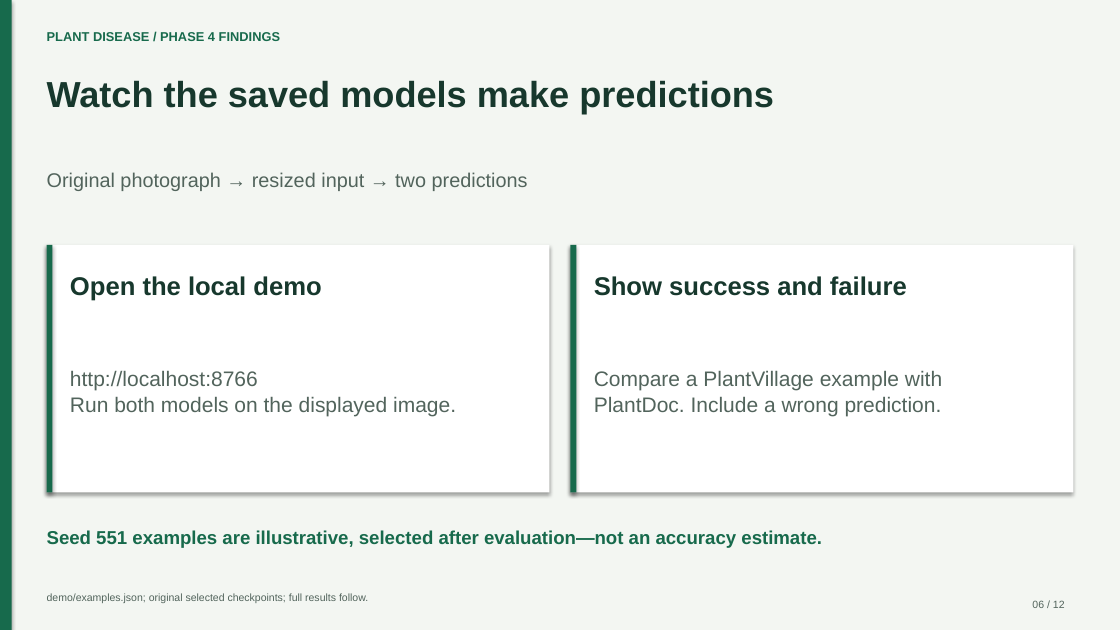
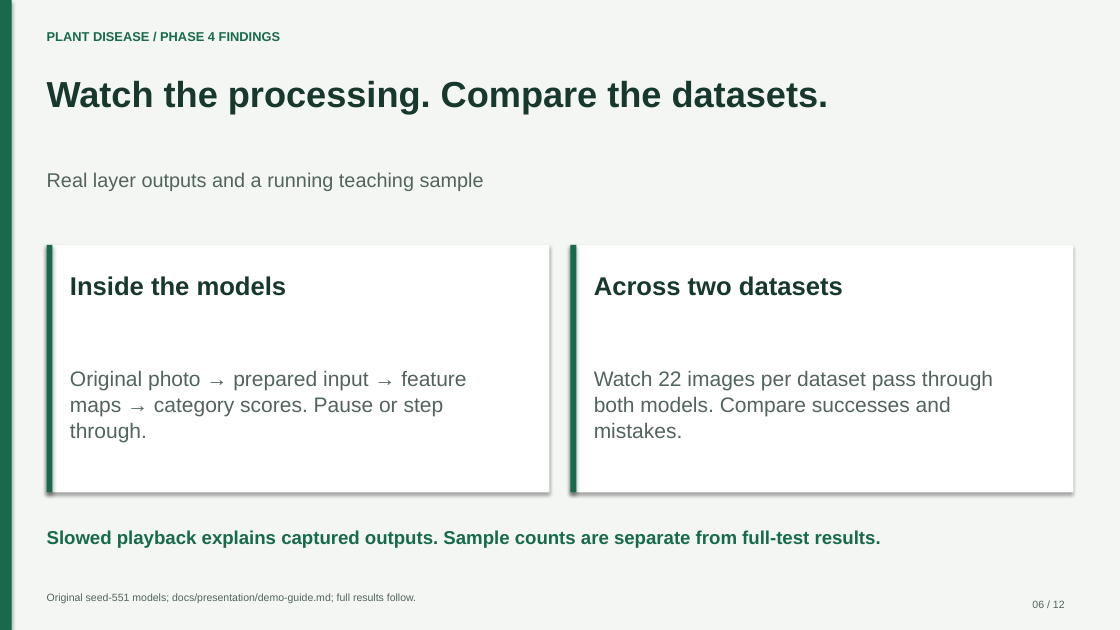
Before and after one commit to EnragedWaters/CECS-551-Plant-Disease-Classification, a slide deck: slide 6 of docs/presentation/Phase-4-Presentation.pptx. Drawn at 1120x630 pixels with LibreOffice and Linux fonts; fonts in the diff are those of the drawing. Boxes give left, top, right and bottom in pixels: in the first picture for what was removed or moved away, otherwise in the second. Text is boxed around its words. In the diff, an @@ line names an element or a change of style, - is before the commit and + after.

Commit message:
Update presentation and guides for the expanded demo

```diff
--- a/docs/presentation/Phase-4-Presentation.pptx
+++ b/docs/presentation/Phase-4-Presentation.pptx
@@ text at (x1=47, y1=80, x2=829, y2=114): text changed @@
-Watch the saved models make predictions
+Watch the processing. Compare the datasets.
@@ text at (x1=47, y1=172, x2=484, y2=191): text changed @@
-Original photograph → resized input → two predictions
+Real layer outputs and a running teaching sample
@@ text at (x1=70, y1=276, x2=287, y2=296): text changed @@
-Open the local demo
+Inside the models
@@ text at (x1=594, y1=276, x2=843, y2=296): text changed @@
-Show success and failure
+Across two datasets
@@ text at (x1=70, y1=371, x2=466, y2=443): text changed @@
-http://localhost:8766
-Run both models on the displayed image.
+Original photo → prepared input → feature
+maps → category scores. Pause or step
+through.
@@ text at (x1=594, y1=371, x2=993, y2=438): text changed @@
-Compare a PlantVillage example with
-PlantDoc. Include a wrong prediction.
+Watch 22 images per dataset pass through
+both models. Compare successes and
+mistakes.
@@ text at (x1=47, y1=530, x2=881, y2=548): text changed @@
-Seed 551 examples are illustrative, selected after evaluation—not an accuracy estimate.
+Slowed playback explains captured outputs. Sample counts are separate from full-test results.
@@ text at (x1=47, y1=593, x2=416, y2=603): text changed @@
-demo/examples.json; original selected checkpoints; full results follow.
+Original seed-551 models; docs/presentation/demo-guide.md; full results follow.
```
Also in this commit, not shown: 9 other files.
